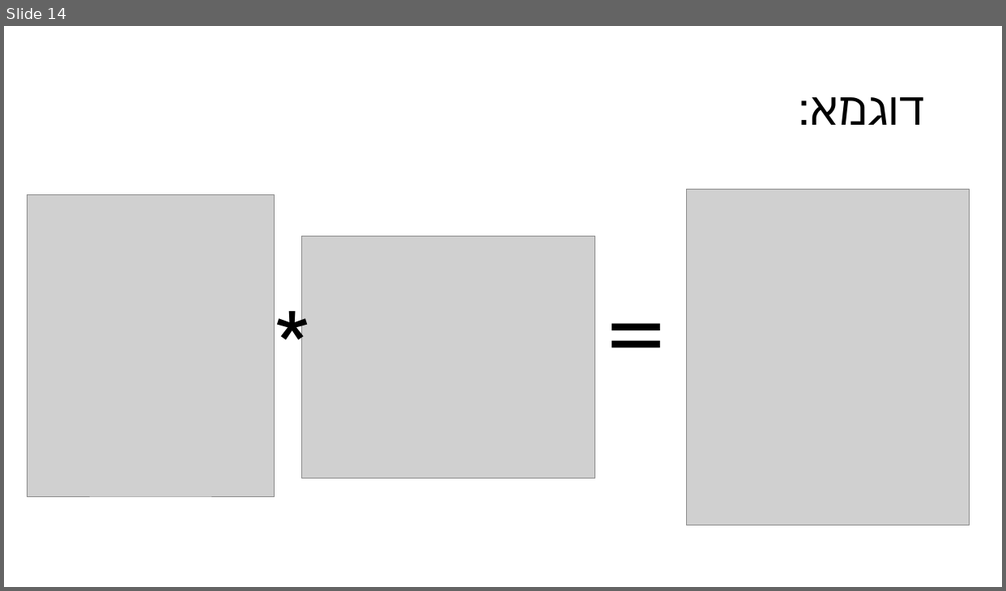
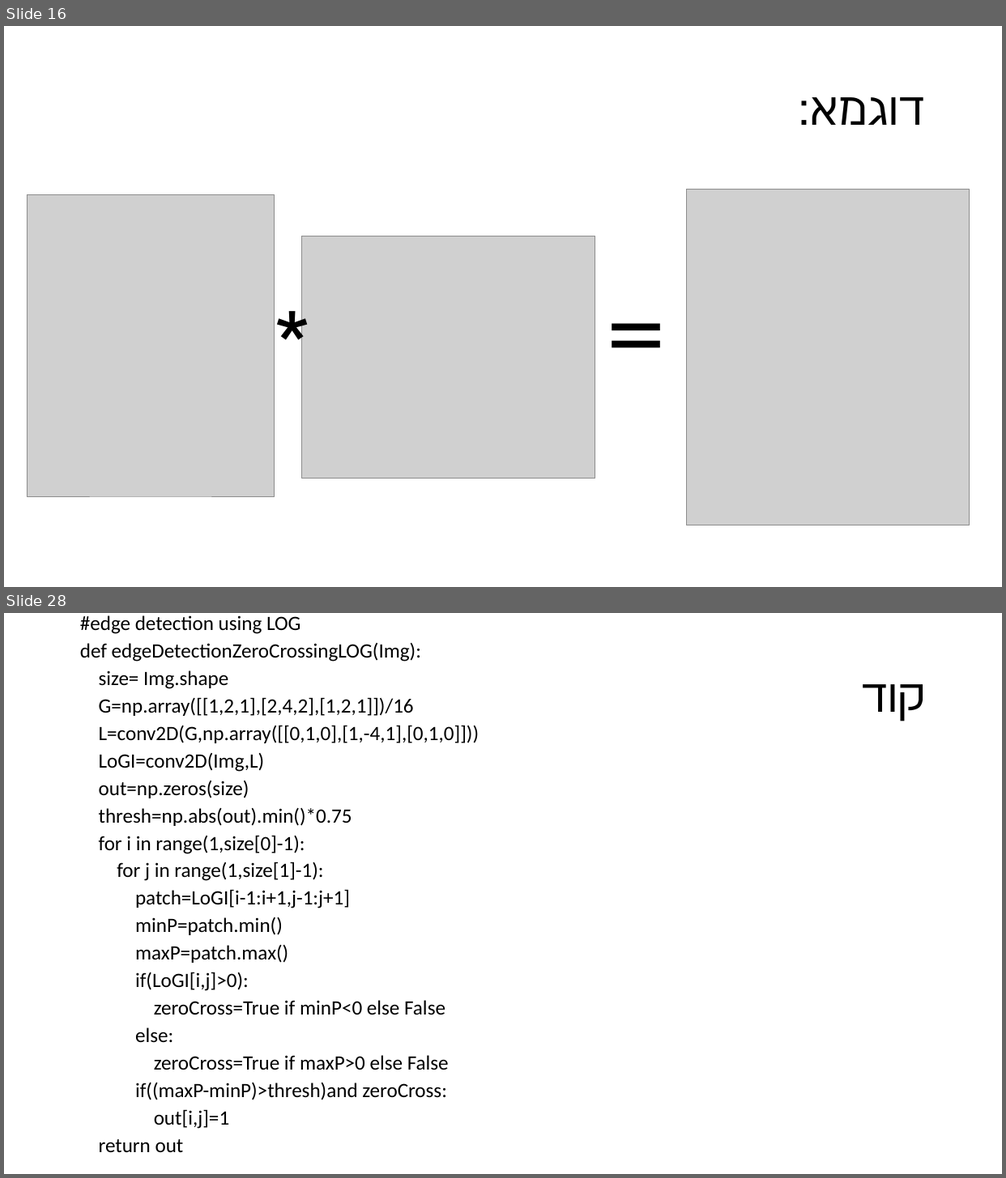
Before and after one commit to benyamindarmoni/Edge-Detection, a slide deck: מצגת.pptx. Shown one above the other, each under a label of ours: slide 14 before the commit, slides 16 and 28 after it; the slides between them are not shown. The pictures are 1006x591 and 1006x1178 pixels, drawn with LibreOffice and Linux fonts; fonts in the diff are those of the drawing; grey boxes stand for pictures. Boxes give left, top, right and bottom in pixels: in the first picture for what was removed or moved away, otherwise in the second. Text is boxed around its words. In the diff, an @@ line names an element or a change of style, - is before the commit and + after.

```diff
--- a/מצגת.pptx
+++ b/מצגת.pptx
@@ slide 28 added at <box>4,613,1002,1174</box>, background #FFFFFF @@
@@ text added at <box>80,615,479,1152</box>, 19.6 pt, text #000000 @@
+#edge detection using LOG
+def edgeDetectionZeroCrossingLOG(Img):
+size= Img.shape
+G=np.array([[1,2,1],[2,4,2],[1,2,1]])/16
+L=conv2D(G,np.array([[0,1,0],[1,-4,1],[0,1,0]]))
+LoGI=conv2D(Img,L)
+out=np.zeros(size)
+thresh=np.abs(out).min()*0.75
+for i in range(1,size[0]-1):
+for j in range(1,size[1]-1):
+patch=LoGI[i-1:i+1,j-1:j+1]
+minP=patch.min()
+maxP=patch.max()
+if(LoGI[i,j]>0):
+zeroCross=True if minP<0 else False
+else:
+zeroCross=True if maxP>0 else False
+if((maxP-minP)>thresh)and zeroCross:
+out[i,j]=1
+return out
@@ title added at <box>861,684,926,722</box>, 44 pt, text #000000 @@
+קוד
@@ what was slide 14 is now slide 16 @@
```
Also in this commit, not shown: 14 slides changed, 22 other slides added, 10 slides removed.
